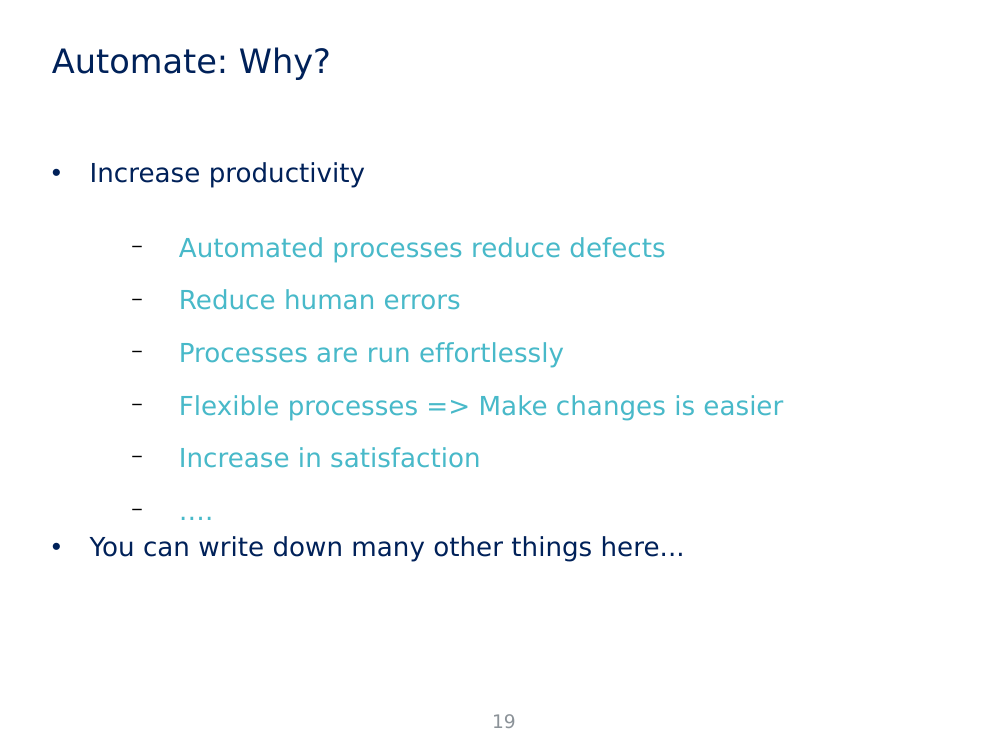
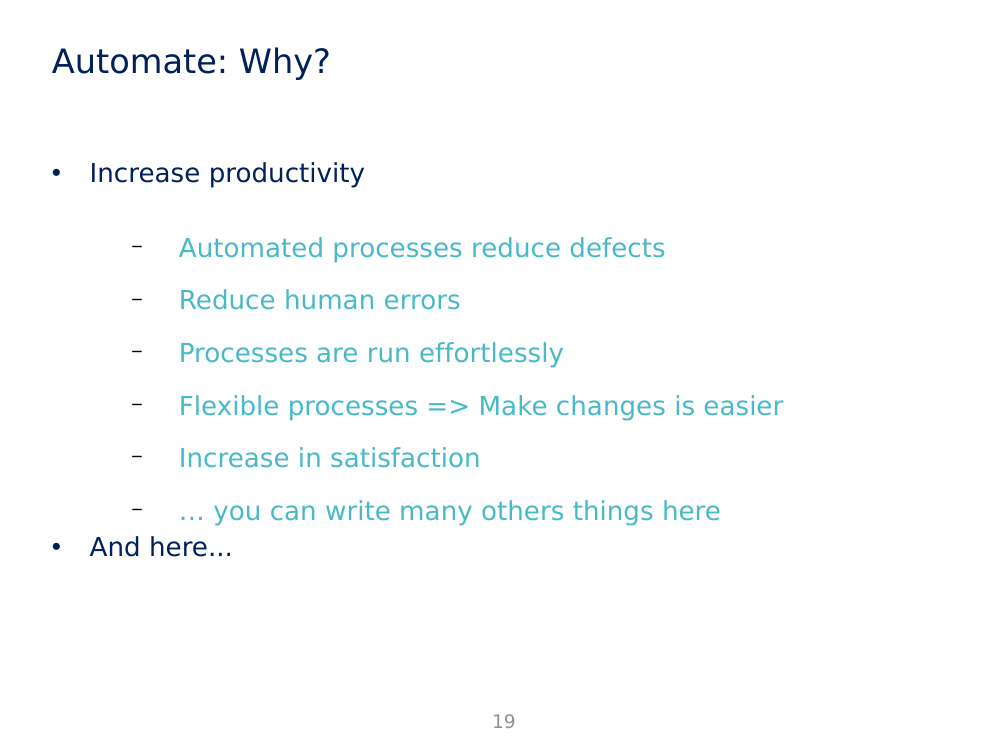
Before and after one commit to jicarretero/SummitMalaga2016, a slide deck: slide 19 of FiwareMalaga.odp. Drawn at 1008x756 pixels with LibreOffice and Linux fonts; fonts in the diff are those of the drawing; background and template pictures are left out. Boxes give left, top, right and bottom in pixels: in the first picture for what was removed or moved away, otherwise in the second. Text is boxed around its words. In the diff, an @@ line names an element or a change of style, - is before the commit and + after.

```diff
--- a/FiwareMalaga.odp
+++ b/FiwareMalaga.odp
@@ text at [90,500,721,557]: text changed; text colour #002159 to #48B9C9 @@
-  − ….
-• You can write down many other things here...
+  − … you can write many others things here
+• And here...
```
Also in this commit, not shown: 2 other slides changed, 5 slides added.
